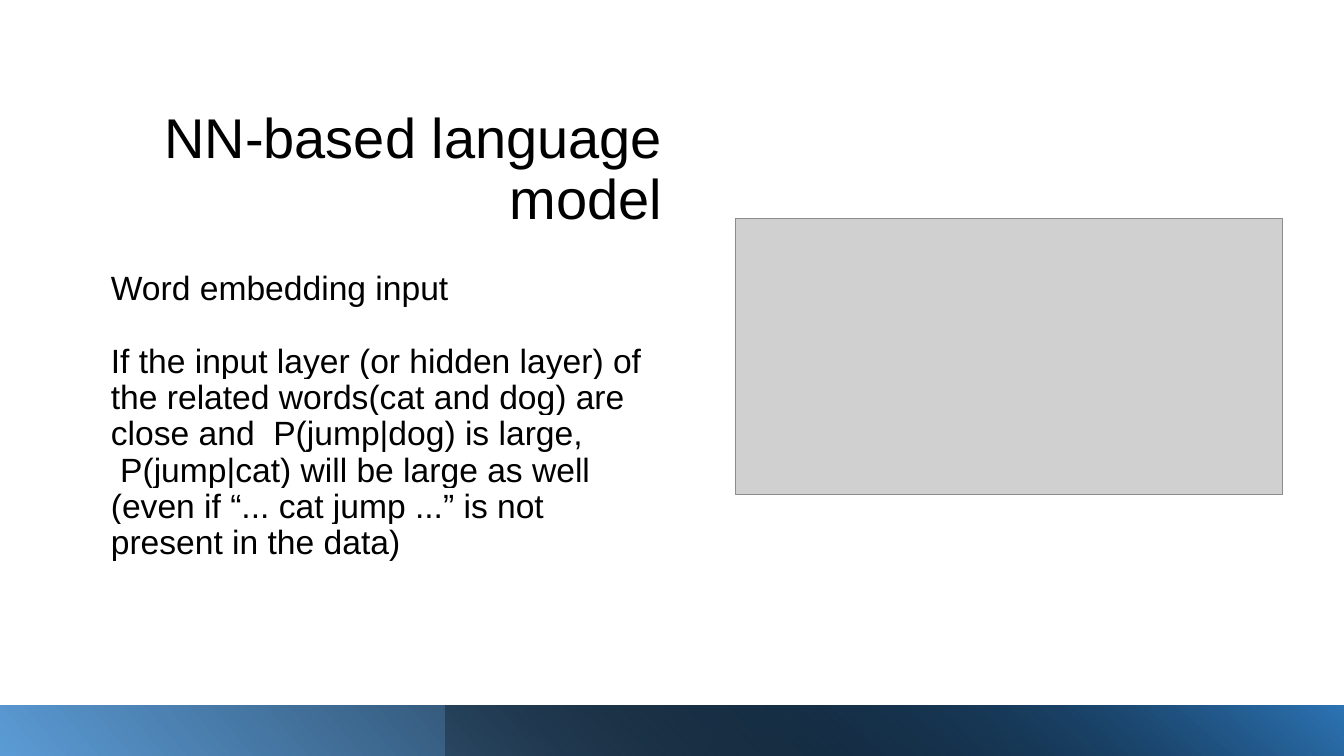
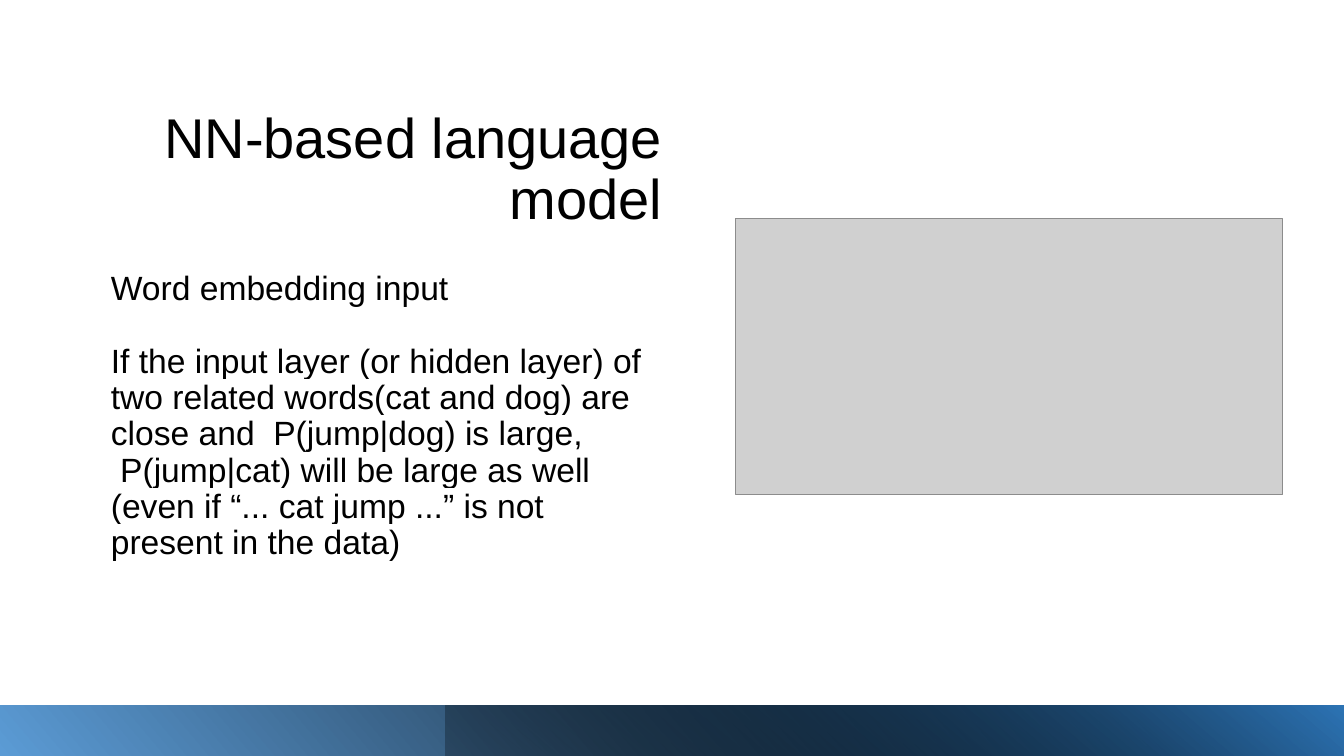
Before and after one commit to DSAISummerCamp/dscamp_public, a slide deck: slide 9 of NLP 2/nlp2.pptx. Drawn at 1344x756 pixels with LibreOffice and Linux fonts; fonts in the diff are those of the drawing; grey boxes stand for pictures. Boxes give left, top, right and bottom in pixels: in the first picture for what was removed or moved away, otherwise in the second. Text is boxed around its words. In the diff, an @@ line names an element or a change of style, - is before the commit and + after.

Commit message:
Updated version of nlp2
Made some small edits -- fixed typos added sources, etc.

```diff
--- a/NLP 2/nlp2.pptx
+++ b/NLP 2/nlp2.pptx
@@ text at (x1=111, y1=348, x2=641, y2=452): text changed @@
-If the input layer (or hidden layer) of the related words(cat and dog) are close and P(jump|dog) is large,
+If the input layer (or hidden layer) of two related words(cat and dog) are close and P(jump|dog) is large,
```
Also in this commit, not shown: 2 other slides changed, 1 slide added.
